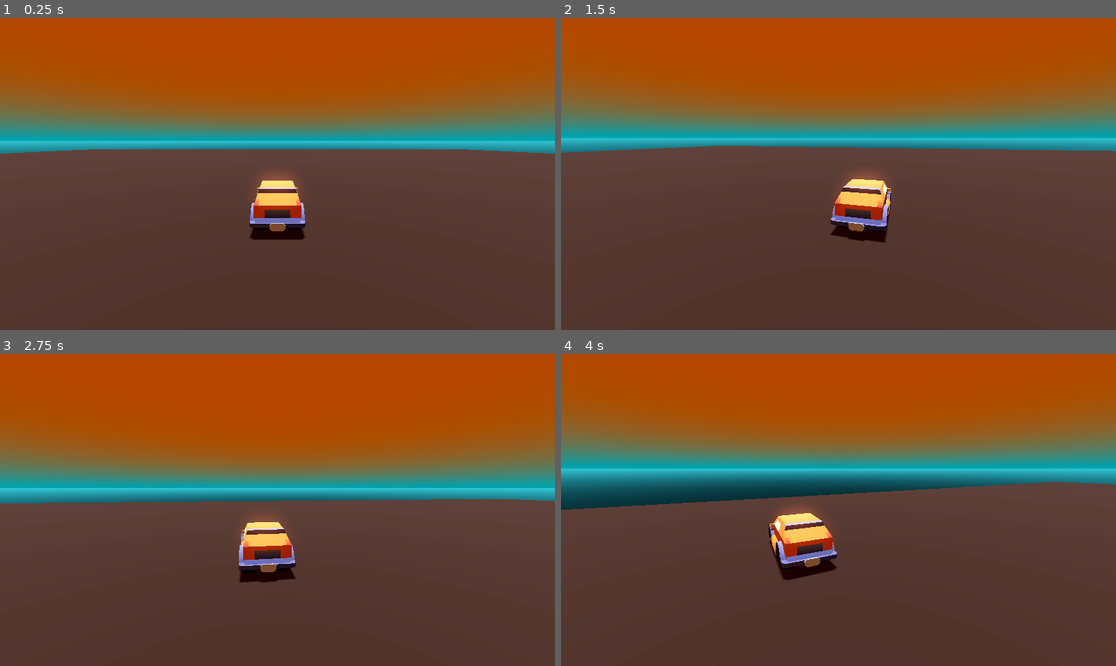
Above: before the commit, frames 1-4 (two rows, left to right).
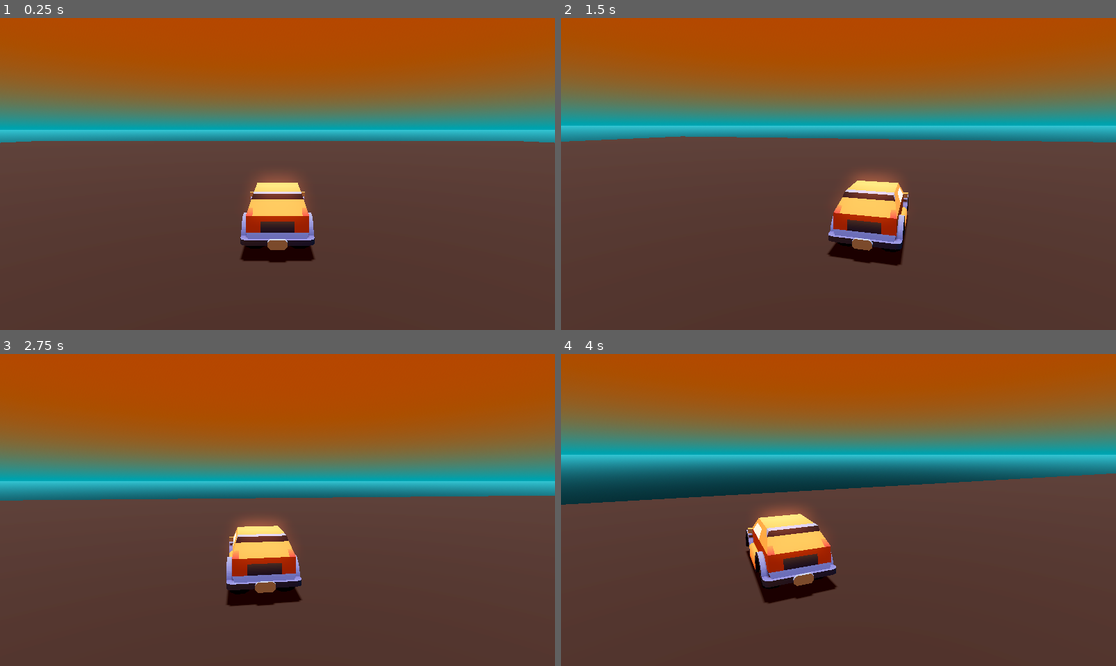
Above: after the commit, the same moments.

Repository: sairpa/sairpa.github.io
Game: Godot game, scene res://scenes/level0.tscn
The game is run twice, just before and just after one commit, with the same random seed, the same clock (stepped at 60 frames per second) and the same inputs.
Inputs (mouse positions are in pixels of both pictures, inside the frame that each line leads up to):
- Up to frame 1 (0.25 s): no input
- Up to frame 2 (1.5 s): tap Enter at 0.5 s; move the mouse to (866, 174) at 0.52 s; hold Up (ui_up) from 0.53 s (still down); tap W (accl) at 0.6 s; move the mouse to (810, 174) at 1.27 s; tap Shift at 1.35 s
- Up to frame 3 (2.75 s): keep holding Up (ui_up); move the mouse to (288, 503) at 2.02 s; tap W (accl) at 2.1 s
- Up to frame 4 (4 s): keep holding Up (ui_up); move the mouse to (832, 516) at 2.77 s; tap Shift at 2.85 s; move the mouse to (877, 513) at 3.52 s; tap W (accl) at 3.6 s

The runs differ from the first frame. In frame 1, 23% of the frame differs, in the area x 0-100%, y 19-79%; in frame 2, 24%; in frame 3, 22%; in frame 4, 29%, in the area x 0-100%, y 14-80%.

Commit message:
Updated workflow

Diff:
--- a/scenes/car.tscn
+++ b/scenes/car.tscn
@@ -45,3 +45,4 @@
 spring_length = 3.0
 
 [node name="cam" type="Camera3D" parent="carmesh/pivot/spring"]
+fov = 60.0
--- a/scripts/car.gd
+++ b/scripts/car.gd
@@ -25,7 +25,7 @@
 	if event is InputEventMouseMotion:
 		pivot.rotate_y(-event.relative.x * 0.005)
 		spring.rotate_x(-event.relative.y * 0.005)
-		spring.rotation.x = clamp(spring.rotation.x, -PI/2, PI/2)
+		spring.rotation.x = clamp(spring.rotation.x, -PI/3, PI/3)
 
 func _ready():
 	Input.set_mouse_mode(Input.MOUSE_MODE_CAPTURED)
Not shown, changed: .gitignore
